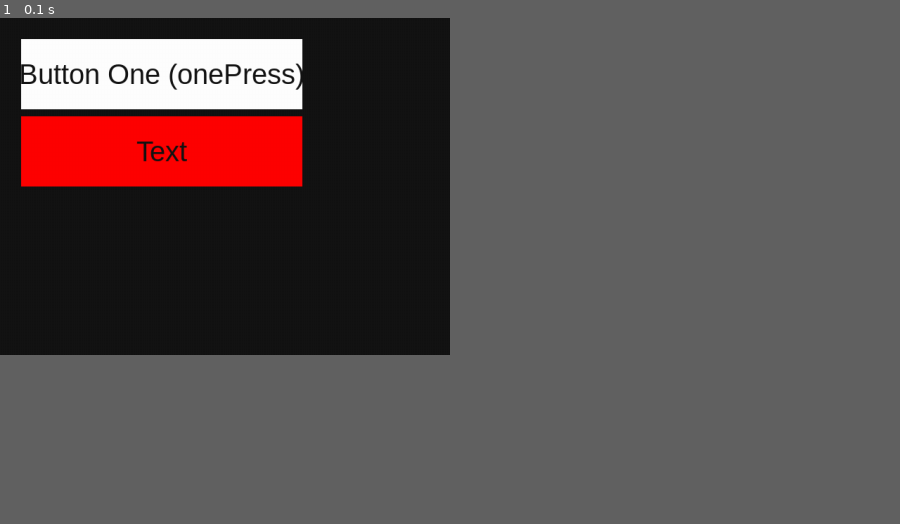
Above: before the commit, frame 1.
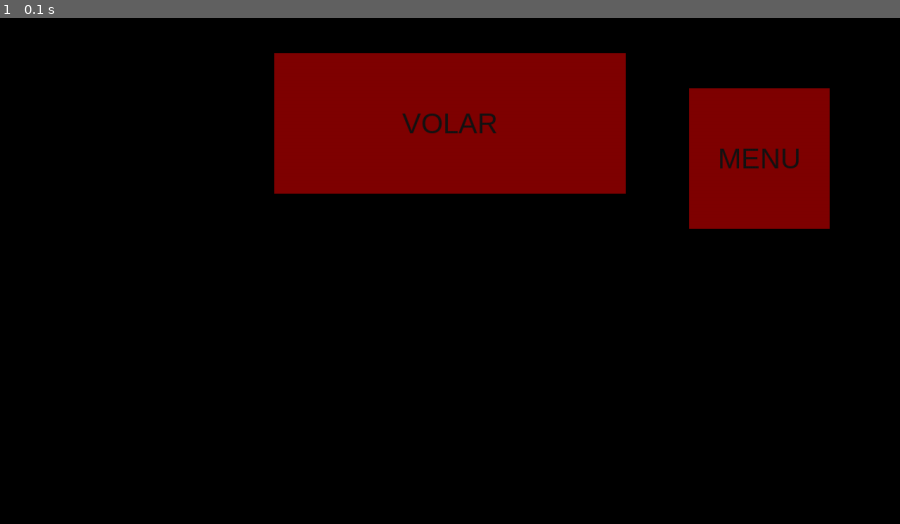
Above: after the commit, the same moment.

Repository: AndyCreator8/pygame_project_1
Game: pygame game, started from test.py
The game is run twice, just before and just after one commit, with the same random seed, the same clock (stepped at 60 frames per second) and the same inputs.
Inputs:
- Up to frame 1 (0.1 s): no input
In our replay, the window is 450x337 before the commit and 900x506 after it. These sizes can differ from the game's own. Grey fills any space a smaller window leaves; there, only what the larger window draws over its background counts as a difference.

The runs differ from the first frame. In frame 1, 23% of the frame differs, in the area x 2-93%, y 4-42%.

Commit message:
Теперь вся разработка меню в test.py

Diff:
--- a/test.py
+++ b/test.py
@@ -6,12 +6,26 @@
 pygame.init()
 fps = 60
 fpsClock = pygame.time.Clock()
-width, height = 640, 480
-screen = pygame.display.set_mode((width, height))
+screen = pygame.display.set_mode((0, 0), pygame.FULLSCREEN)
+size = width, height = screen.get_size()
 
 font = pygame.font.SysFont('Arial', 40)
 
 menu = []
+
+
+def posf(targetpos, size):
+    return (targetpos[0] - size[0] // 2, targetpos[1] - size[1] // 2)
+
+
+def load_menu():
+    titlecolor, titlesize, titlepos, titletext = (128, 0, 0), (500, 200), (width // 2, 150), "VOLAR"
+    title = Label(*posf(titlepos, titlesize), *titlesize, color=titlecolor, labelText=titletext)
+    title.update()
+
+    menucolor, menusize, menupos, menutext = (128, 0, 0), (200, 200), (width - 200, 200), "MENU"
+    menu = Button(*posf(menupos, menusize), *menusize, color=menucolor, buttonText=menutext, onclickFunction=lambda: pygame.quit(), onePress=True)
+    menu.update()
 
 
 class Button():
@@ -49,8 +63,8 @@
         if self.buttonRect.collidepoint(mousePos):
             self.buttonSurface.fill(self.fillColors['hover'])
             if pygame.mouse.get_pressed(num_buttons=3)[0]:
-                self.buttonSurface = pygame.Surface((self.bwidth + self.dw, self.bheight + self.dh))
-                self.buttonRect = pygame.Rect(self.x - self.dw, self.y + self.dh, self.bwidth, self.bheight)
+                self.buttonSurface = pygame.Surface((self.bwidth + self.dw * 2, self.bheight + self.dh * 2))
+                self.buttonRect = pygame.Rect(self.x - self.dw, self.y - self.dh, self.bwidth + self.dw, self.bheight + self.dh)
                 self.buttonSurface.fill(self.fillColors['pressed'])
                 if self.onePress:
                     self.onclickFunction()
@@ -96,14 +110,16 @@
     print('Button Pressed')
 
 
-Button(30, 30, 400, 100, (255, 255, 255), 'Button One (onePress)', myFunction)
-Label(30, 140, 400, 100, (255, 0, 0), 'Text')
+# Button(30, 30, 400, 100, (255, 255, 255), 'Button One (onePress)', myFunction)
+# Label(30, 140, 400, 100, (255, 0, 0), 'Text')
+load_menu()
 while True:
     screen.fill((20, 20, 20))
     for event in pygame.event.get():
         if event.type == pygame.QUIT:
             pygame.quit()
             sys.exit()
+    screen.fill((0, 0, 0))
     for object in menu:
         object.update()
     pygame.display.flip()
